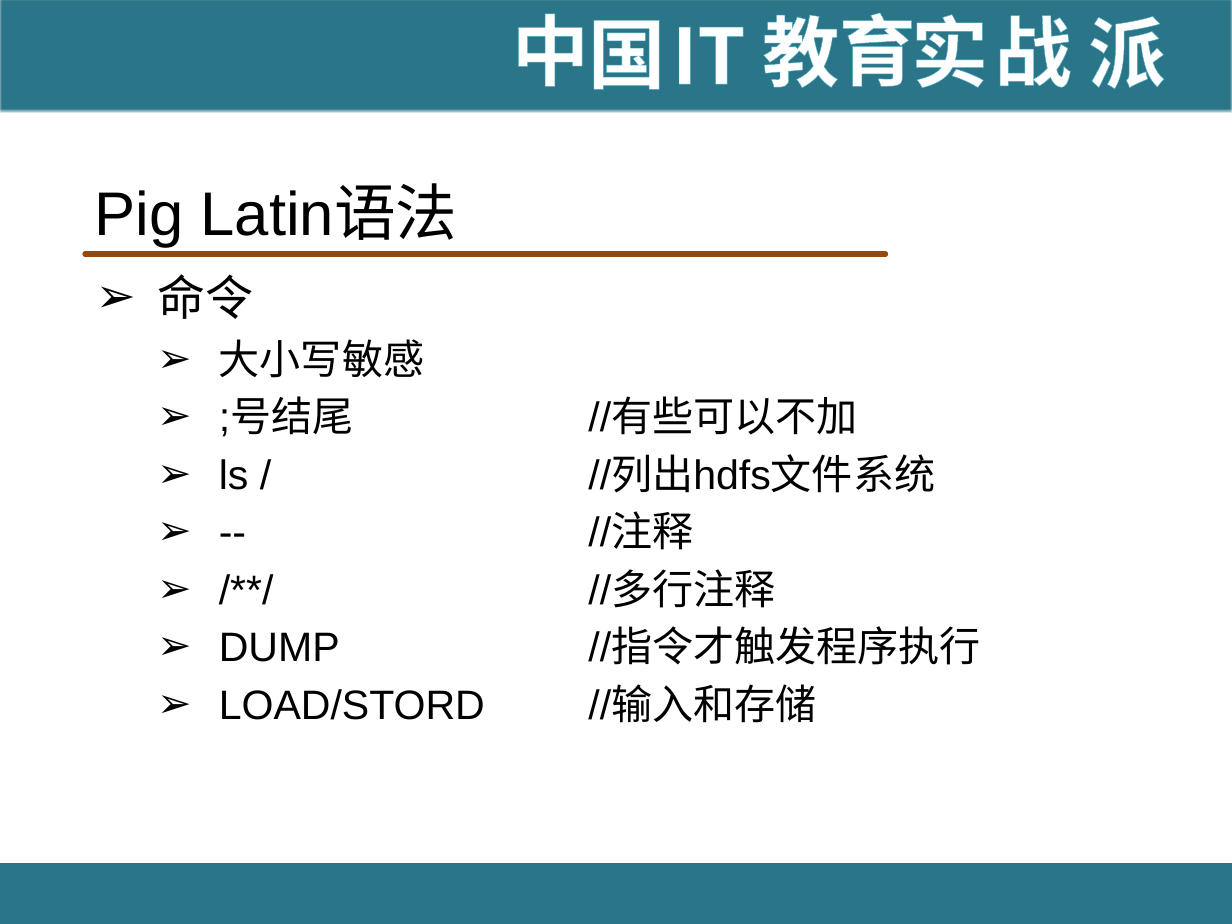
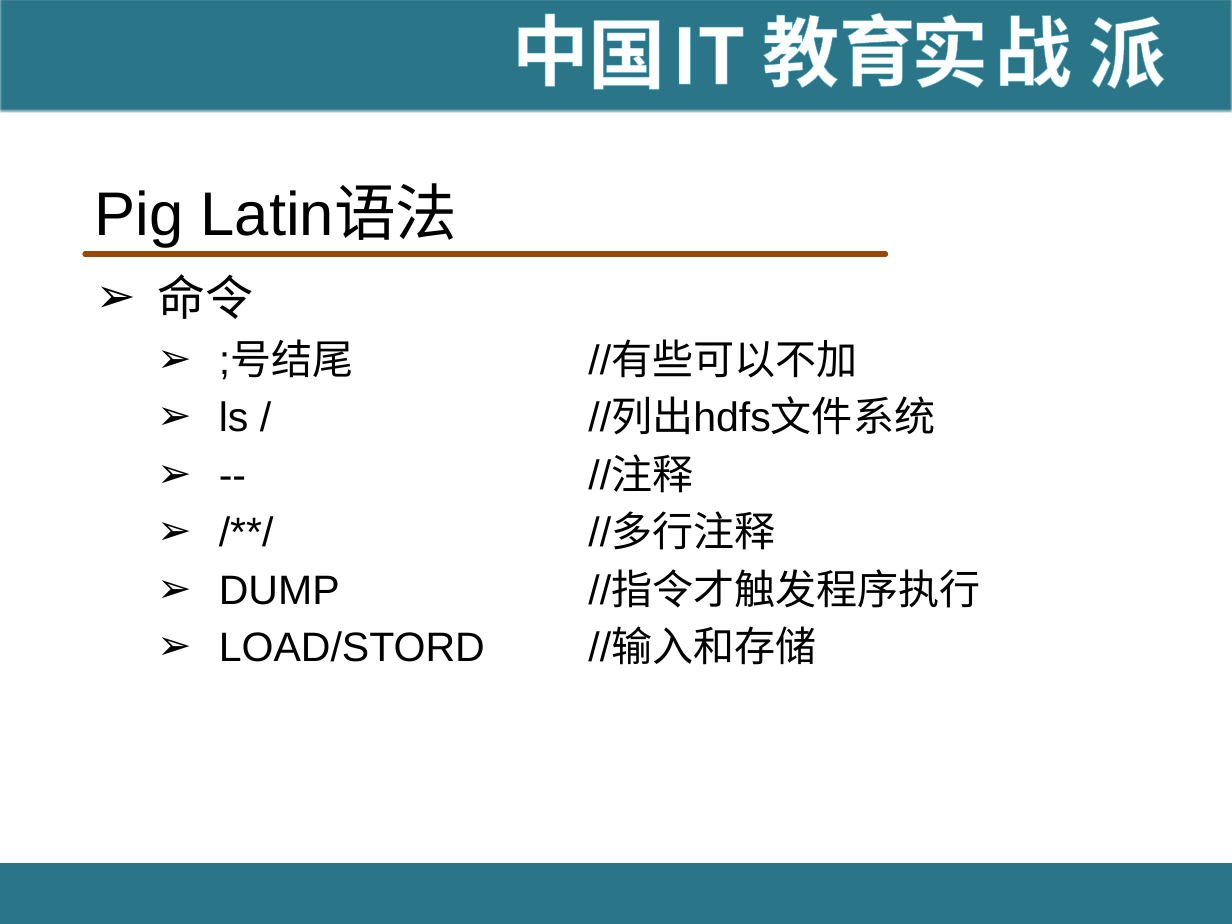
Before and after one commit to hanningxiao/BigData, a slide deck: slide 22 of [IT18掌www.it18zhang.com]Pig.pptx. Drawn at 1232x924 pixels with LibreOffice and Linux fonts; fonts in the diff are those of the drawing; background and template pictures are left out. Boxes give left, top, right and bottom in pixels: in the first picture for what was removed or moved away, otherwise in the second. Text is boxed around its words. In the diff, an @@ line names an element or a change of style, - is before the commit and + after.

```diff
--- a/[IT18掌www.it18zhang.com]Pig.pptx
+++ b/[IT18掌www.it18zhang.com]Pig.pptx
@@ text at (219,339,424,378): paragraph removed @@
-  ➢ 大小写敏感
```
Also in this commit, not shown: 1 other slide changed, 1 slide added, 4 slides removed, 1 other file.
